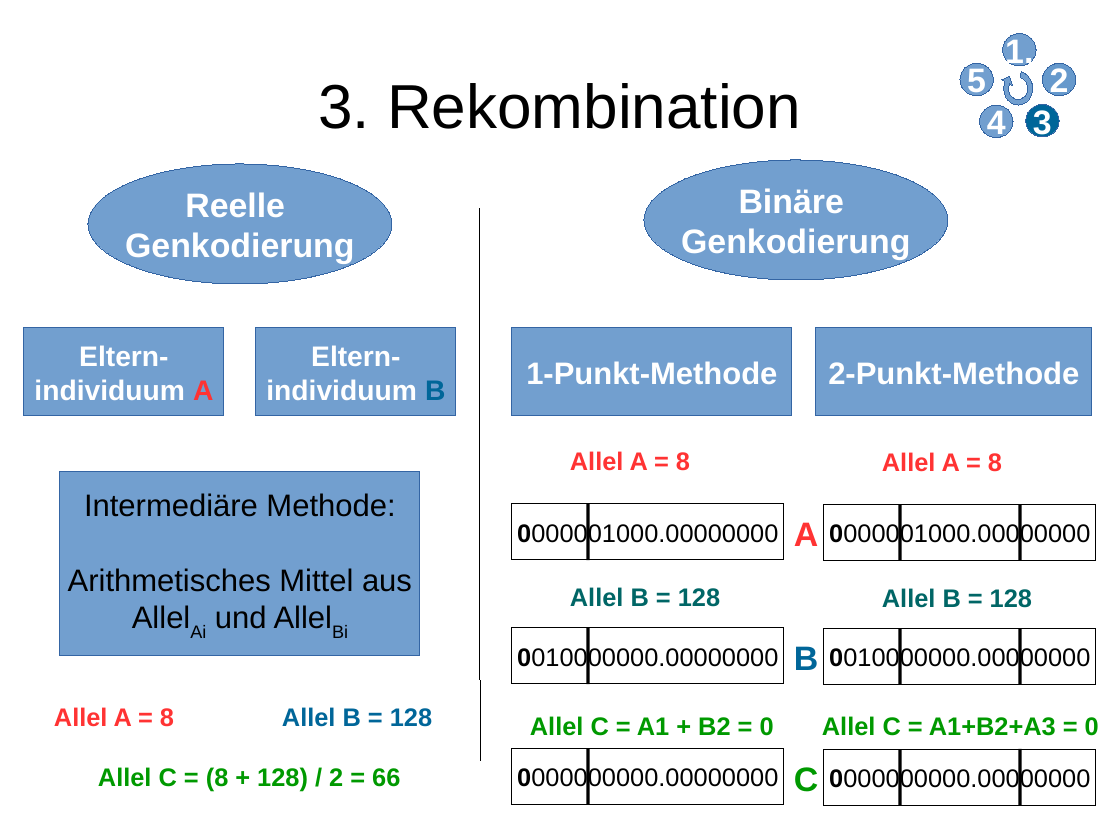
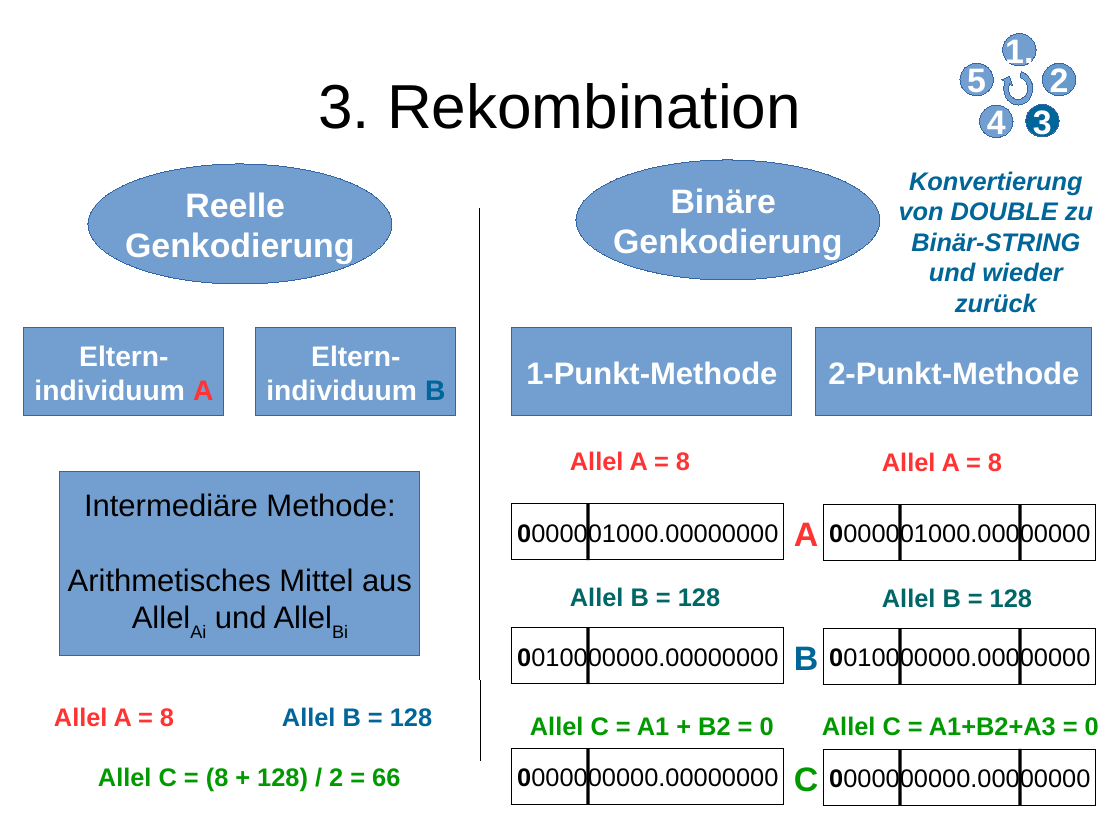
Before and after one commit to lblissett/evo-project, a slide deck: slide 6 of src/data/presentation/geopras/Vortrag_Evo_ErsterTeil.odp. Drawn at 1120x840 pixels with LibreOffice and Linux fonts; fonts in the diff are those of the drawing. Boxes give left, top, right and bottom in pixels: in the first picture for what was removed or moved away, otherwise in the second. Text is boxed around its words. In the diff, an @@ line names an element or a change of style, - is before the commit and + after.

```diff
--- a/src/data/presentation/geopras/Vortrag_Evo_ErsterTeil.odp
+++ b/src/data/presentation/geopras/Vortrag_Evo_ErsterTeil.odp
@@ ellipse "Binäre": place and size @@
-ellipse "Binäre" at (644, 160, 948, 279)
+ellipse "Binäre" at (576, 160, 880, 279)
@@ text added at (899, 171, 1093, 313), 18 pt, text #006699, bold, italic @@
+Konvertierung von DOUBLE zu Binär-STRING und wieder zurück
```
Also in this commit, not shown: 8 other slides changed.
